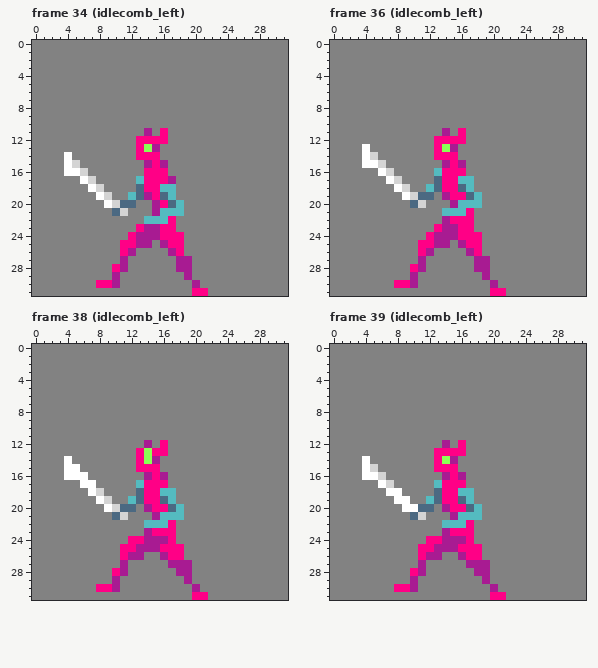
File history of a pixel-art file, Assets/Art/MrFish.aseprite. That is the earlier state.
32x32 pixels, 161 frames. Shown: frame 34 (idlecomb_left), frame 36 (idlecomb_left), frame 38 (idlecomb_left), frame 39 (idlecomb_left). The commit also changed other frames, which this record leaves out.
The result:
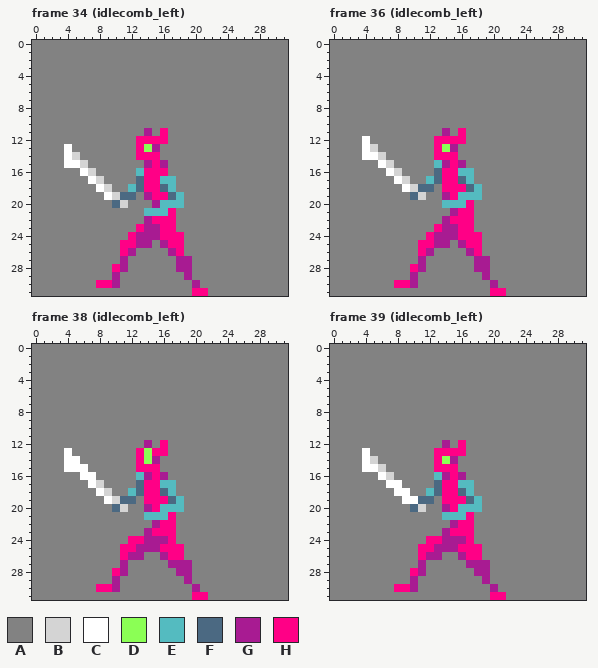
Palette (. is transparent): A #828282  B #d4d4d4  C #ffffff  D #8bff55  E #54bbc0  F #4b6982  G #a81b92  H #ff0086
Message: minor adjustment to left-right combat idle
Difference:
Frame 34 (idlecomb_left), layers "armnear", "weaponfar", "armfar":
y 13: x 4 A -> C
y 14: x 5 A -> B
y 15: x 5..6 BA -> CB
y 16: x 4..7 CCBA -> AACB; x 13 A -> E
y 17: x 6..8 CBA -> ACB; x 13 E -> F; x 16..17 HG -> EE
y 18: x 7..9 CBA -> ACB; x 12 A -> E; x 16 E -> F
y 19: x 8..13 CBAAEF -> ACBFFA; x 16..18 FEA -> HFE
y 20: x 9..12 CBFF -> AFBA; x 16..17 HF -> EE
y 21: x 10..11 FB -> AA; x 14..15 AG -> EE; x 17..18 EE -> HA
y 22: x 14..16 EEE -> GHH
Frame 36 (idlecomb_left), layers "armnear", "weaponfar", "armfar":
y 12: x 4 A -> C
y 13: x 5 A -> B
y 14: x 5..6 BA -> CB
y 15: x 4..7 CCBA -> AACB; x 13 A -> E
y 16: x 6..8 CBA -> ACB; x 13 E -> F; x 16..17 HA -> EE
y 17: x 7..9 CBA -> ACB; x 12 A -> E; x 16 E -> F
y 18: x 8..13 CBAAEF -> ACBFFA; x 16..18 FEA -> HFE
y 19: x 9..12 CBFF -> AFBA; x 16..17 HF -> EE
y 20: x 10..11 FB -> AA; x 14..15 AG -> EE; x 17..18 EE -> HA
y 21: x 14..16 EEE -> AGH
Frame 38 (idlecomb_left), layers "armnear", "weaponfar", "armfar":
y 13: x 4 A -> C
y 14: x 5 A -> C
y 15: x 6 A -> C
y 16: x 4..5 CC -> AA; x 7 A -> C; x 13 A -> E
y 17: x 6 C -> A; x 8 A -> B; x 13 E -> F; x 16..17 HA -> EE
y 18: x 7..9 CBA -> ACB; x 12 A -> E; x 16 E -> F
y 19: x 8..13 CBAAEF -> ACBFFA; x 16..18 FEA -> HFE
y 20: x 9..12 CBFF -> AFBA; x 16..17 HF -> EE
y 21: x 10..11 FB -> AA; x 14..15 AG -> EE; x 17..18 EE -> HA
y 22: x 14..16 EEE -> AGH
Frame 39 (idlecomb_left), layers "armnear", "weaponfar", "armfar":
y 13: x 4 A -> C
y 14: x 5 A -> B
y 15: x 5..6 BA -> CB
y 16: x 4..7 CCBA -> AACB; x 13 A -> E
y 17: x 6..8 CBA -> ACC; x 13 E -> F; x 16..17 HA -> EE
y 18: x 7 C -> A; x 9 A -> C; x 12 A -> E; x 16 E -> F
y 19: x 8 C -> A; x 10..13 AAEF -> CFFA; x 16..18 FEA -> HFE
y 20: x 9..12 CCFF -> AFBA; x 16..17 HF -> EE
y 21: x 10..11 FB -> AA; x 14..15 AG -> EE; x 17..18 EE -> HA
y 22: x 14..16 EEE -> AGH
